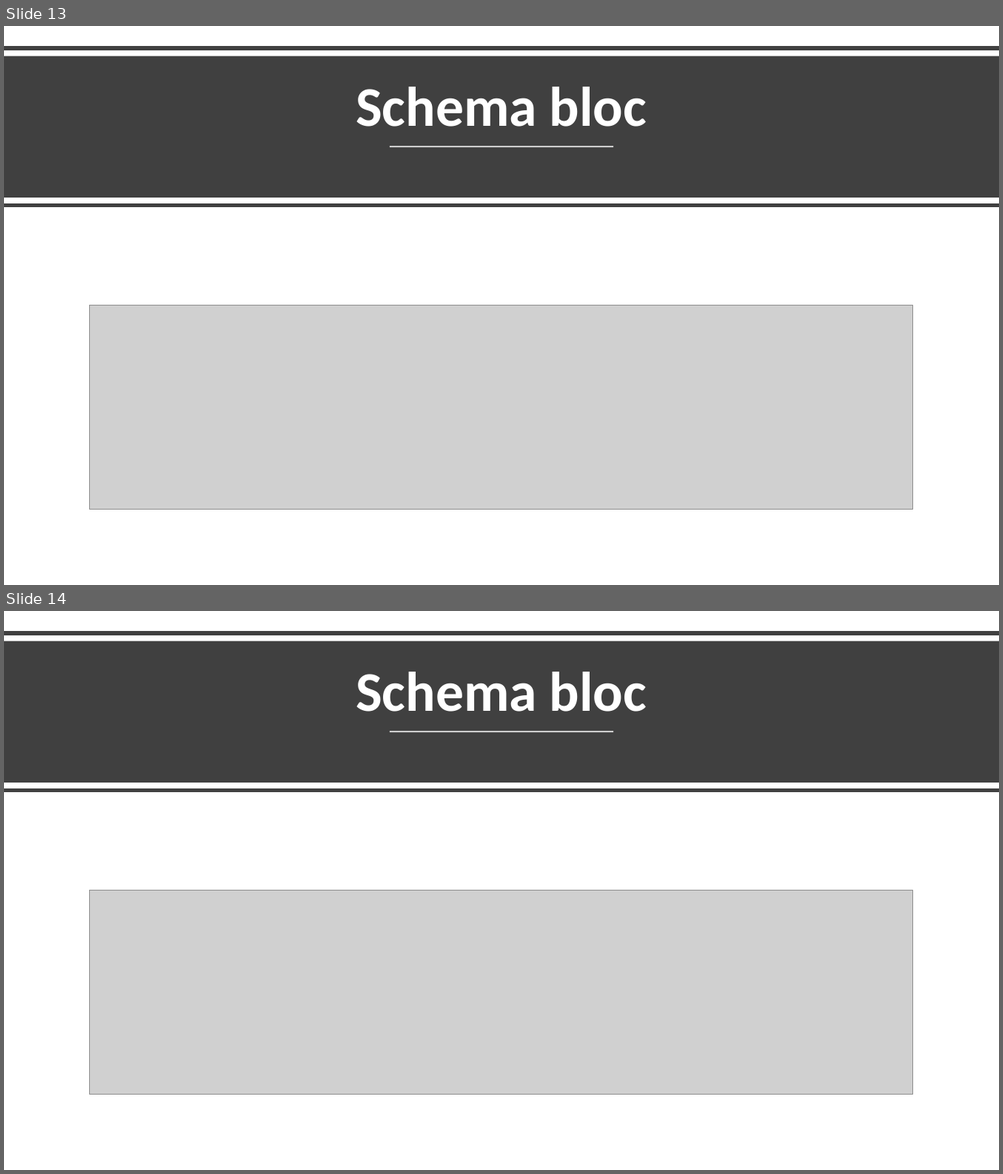
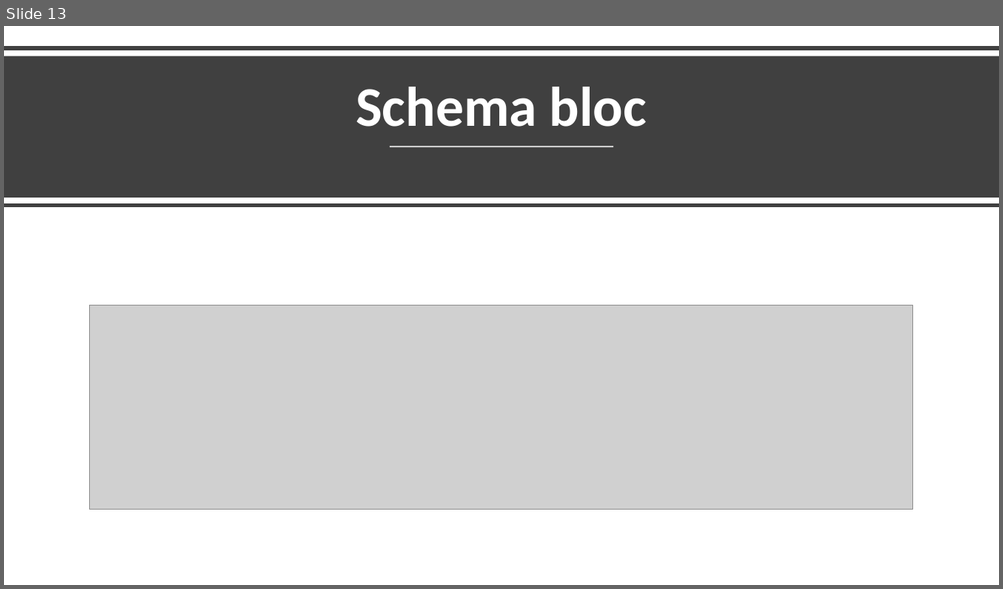
Before and after one commit to GoreaTudor/MyTinder, a slide deck: Presentation.pptx. Shown one above the other, each under a label of ours: slides 13 and 14 before the commit, slide 13 after it. The pictures are 1003x1174 and 1003x589 pixels, drawn with LibreOffice and Linux fonts; fonts in the diff are those of the drawing; grey boxes stand for pictures. Boxes give left, top, right and bottom in pixels: in the first picture for what was removed or moved away, otherwise in the second. Text is boxed around its words. In the diff, an @@ line names an element or a change of style, - is before the commit and + after.

```diff
--- a/Presentation.pptx
+++ b/Presentation.pptx
@@ slide 14 removed at (4, 611, 999, 1170), background #FFFFFF @@
@@ line removed from (4, 633) to (999, 633) @@
@@ rectangle removed at (4, 641, 999, 783) @@
@@ title removed at (356, 672, 646, 712) @@
-Schema bloc
@@ line removed from (390, 732) to (614, 732) @@
@@ line removed from (4, 791) to (999, 791) @@
@@ picture removed at (90, 891, 913, 1094) @@
```
Also in this commit, not shown: 1 slide changed, 5 slides added.
